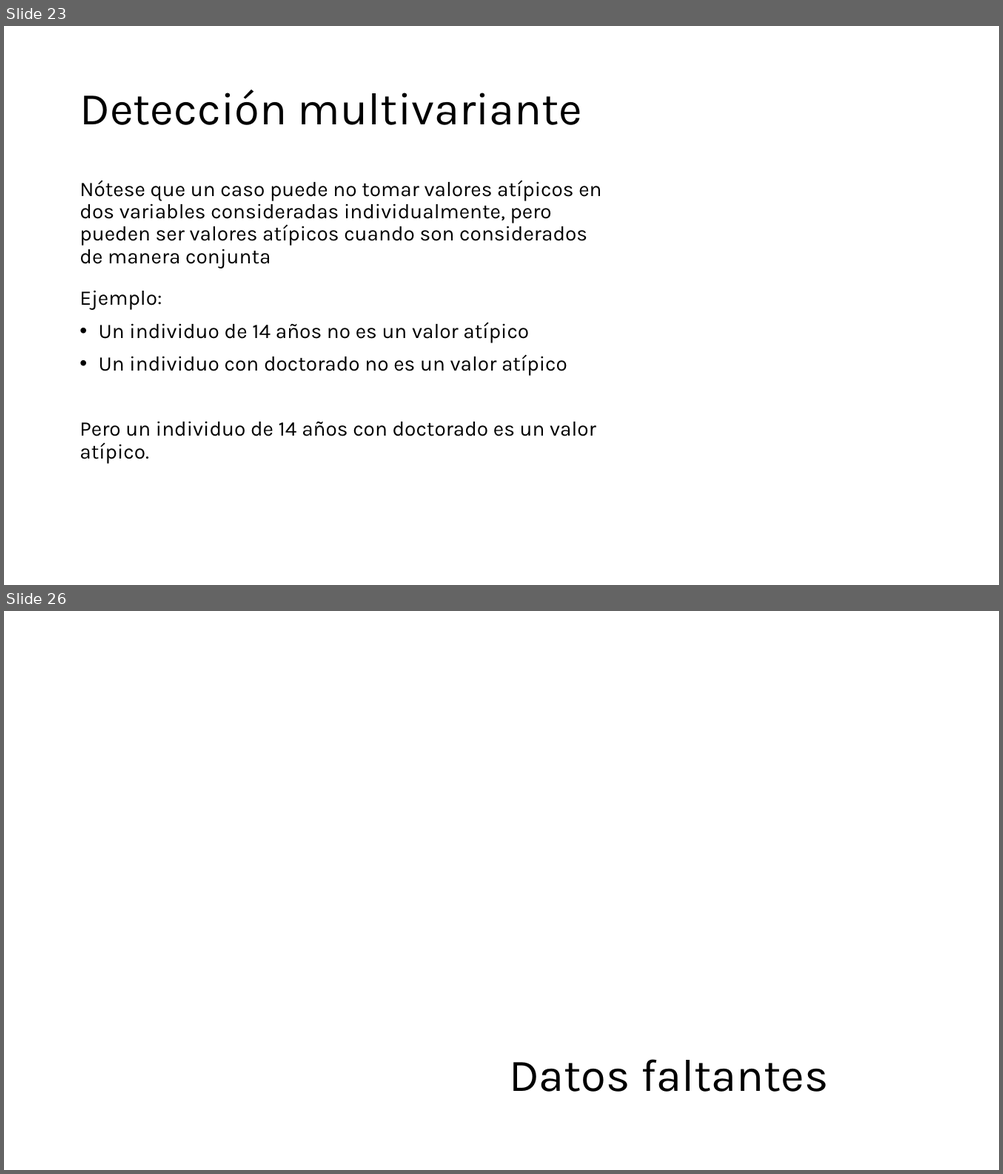
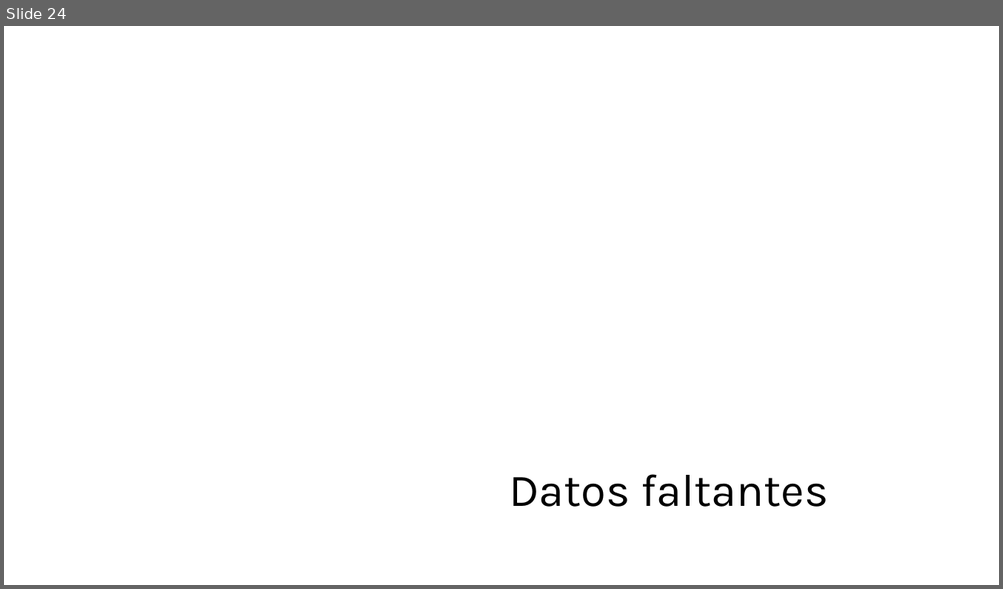
Before and after one commit to sergiobarona03/Curso_EDA_2024_I, a slide deck: Módulos/Módulo 3/Boceto/Boceto.pptx. Shown one above the other, each under a label of ours: slides 23 and 26 before the commit, slide 24 after it; the slides between them are not shown. The pictures are 1003x1174 and 1003x589 pixels, drawn with LibreOffice and Linux fonts; fonts in the diff are those of the drawing. Boxes give left, top, right and bottom in pixels: in the first picture for what was removed or moved away, otherwise in the second. Text is boxed around its words. In the diff, an @@ line names an element or a change of style, - is before the commit and + after.

```diff
--- a/Módulos/Módulo 3/Boceto/Boceto.pptx
+++ b/Módulos/Módulo 3/Boceto/Boceto.pptx
@@ slide 23 removed at [4, 26, 999, 585], background #FFFFFF @@
@@ title removed at [79, 90, 583, 125] @@
-Detección multivariante
@@ text removed at [79, 180, 601, 269] @@
-Nótese que un caso puede no tomar valores atípicos en dos variables consideradas individualmente, pero pueden ser valores atípicos cuando son considerados de manera conjunta
@@ text removed at [79, 290, 596, 464] @@
-Ejemplo:
-• Un individuo de 14 años no es un valor atípico
-• Un individuo con doctorado no es un valor atípico
-Pero un individuo de 14 años con doctorado es un valor atípico.
@@ what was slide 26 is now slide 24 @@
```
Also in this commit, not shown: 1 slide changed, 7 slides added, 6 other slides removed, 9 other files.
